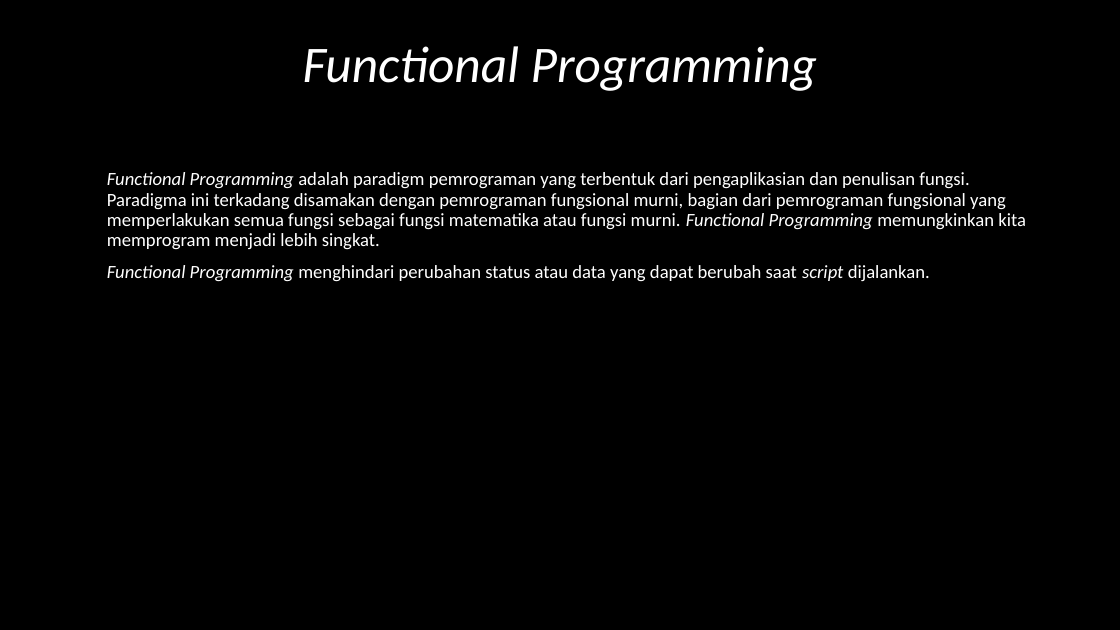
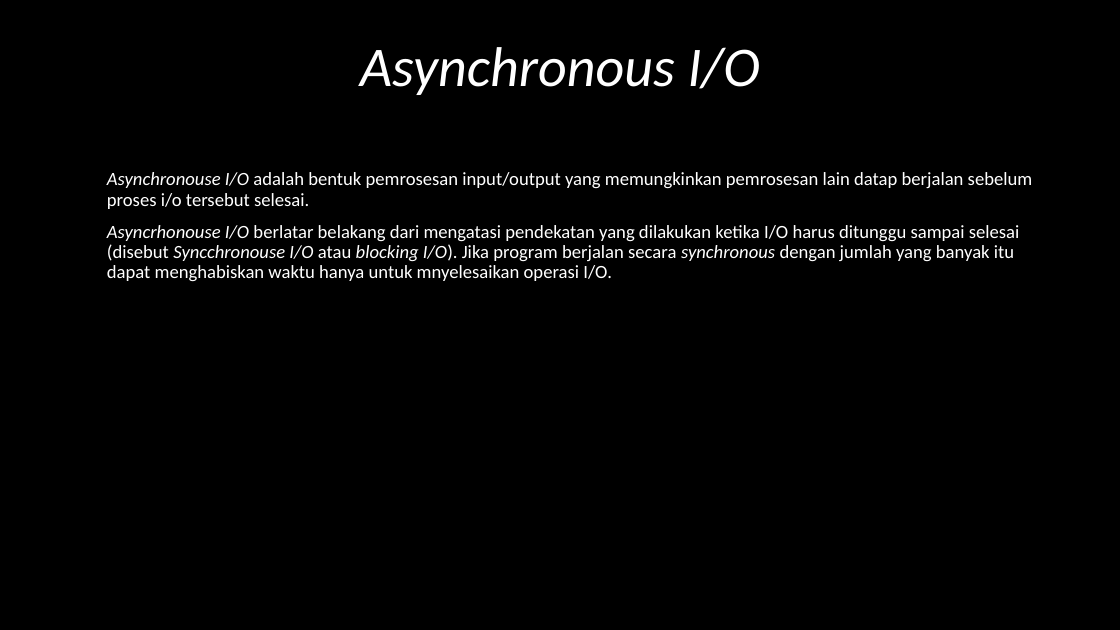
Before and after one commit to mahendrafajar17/axarschool, a slide deck: slide 4 of Backend/Modul 5.pptx. Drawn at 1120x630 pixels with LibreOffice and Linux fonts; fonts in the diff are those of the drawing. Boxes give left, top, right and bottom in pixels: in the first picture for what was removed or moved away, otherwise in the second. Text is boxed around its words. In the diff, an @@ line names an element or a change of style, - is before the commit and + after.

```diff
--- a/Backend/Modul 5.pptx
+++ b/Backend/Modul 5.pptx
@@ title at [360,47,760,95]: text changed; size 33 to 36 pt @@
-Functional Programming
+Asynchronous I/O
@@ text at [107,172,1033,282]: text changed @@
-Functional Programming adalah paradigm pemrograman yang terbentuk dari pengaplikasian dan penulisan fungsi. Paradigma ini terkadang disamakan dengan pemrograman fungsional murni, bagian dari pemrograman fungsional yang memperlakukan semua fungsi sebagai fungsi matematika atau fungsi murni. Functional Programming memungkinkan kita memprogram menjadi lebih singkat.
-Functional Programming menghindari perubahan status atau data yang dapat berubah saat script dijalankan.
+Asynchronouse I/O adalah bentuk pemrosesan input/output yang memungkinkan pemrosesan lain datap berjalan sebelum proses i/o tersebut selesai.
+Asyncrhonouse I/O berlatar belakang dari mengatasi pendekatan yang dilakukan ketika I/O harus ditunggu sampai selesai (disebut Syncchronouse I/O atau blocking I/O). Jika program berjalan secara synchronous dengan jumlah yang banyak itu dapat menghabiskan waktu hanya untuk mnyelesaikan operasi I/O.
```
Also in this commit, not shown: 3 other slides changed, 6 slides added, 4 slides removed, 3 other files.
